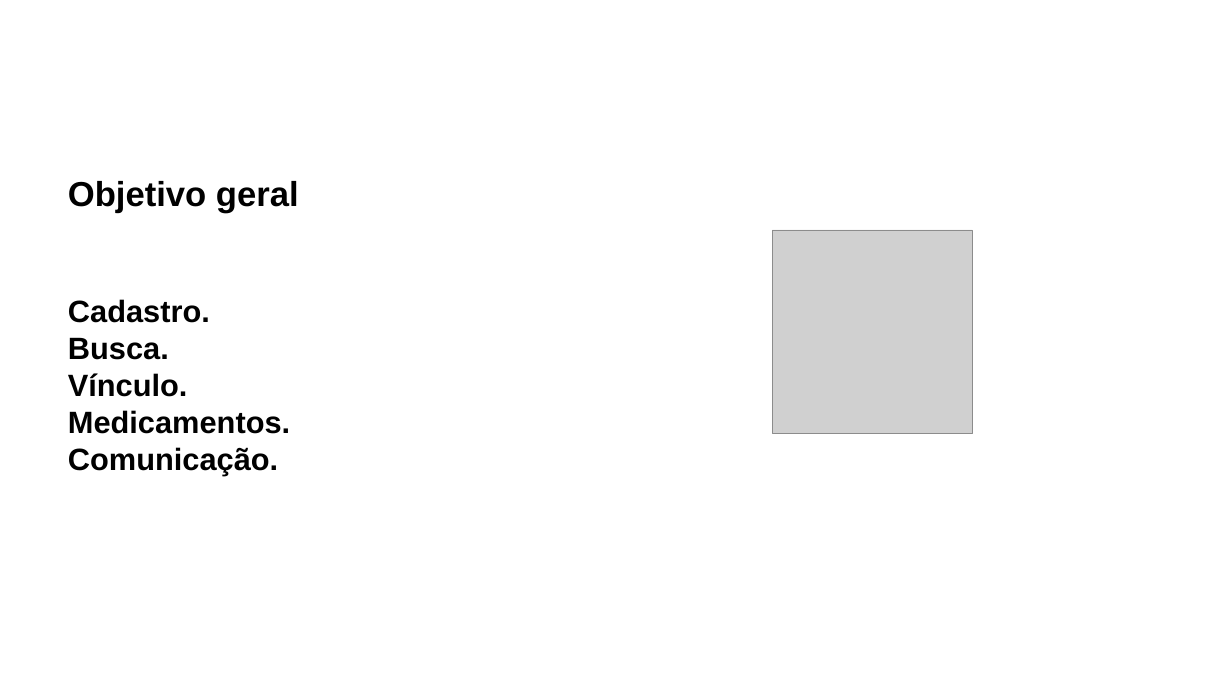
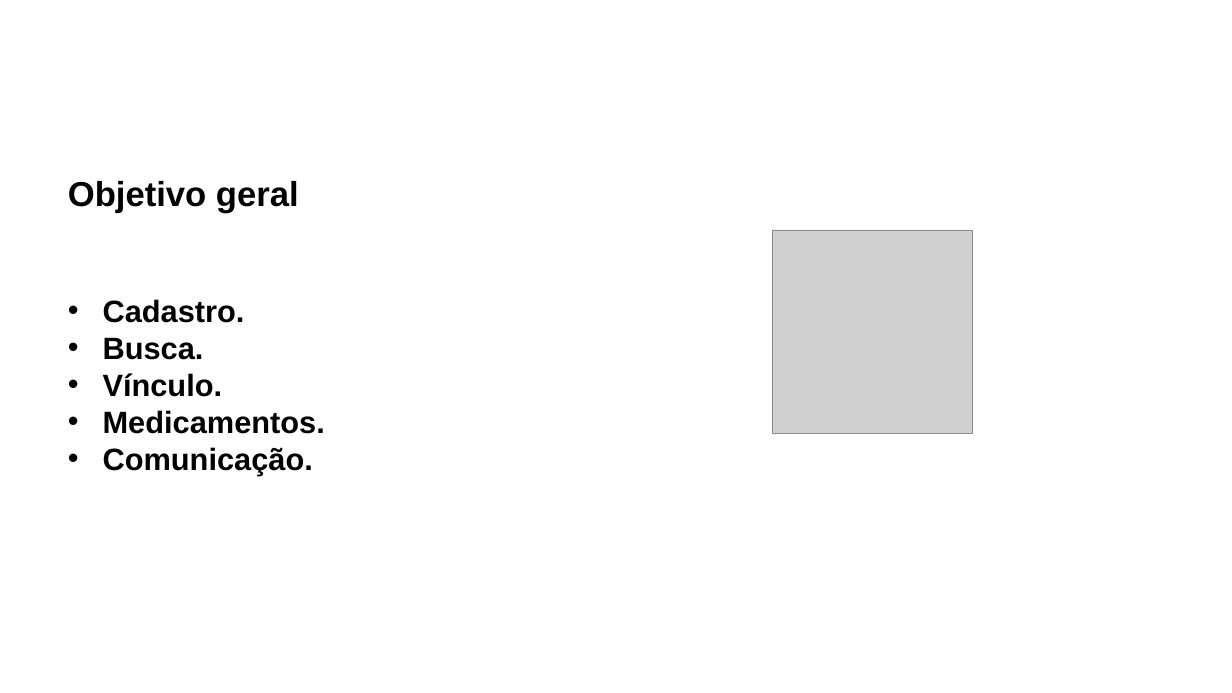
Before and after one commit to JoseAlfredo-afk/ElderConnect, a slide deck: slide 6 of Apresentacao/Faitec_2026_EldeConnect-Rev.pptx. Drawn at 1232x693 pixels with LibreOffice and Linux fonts; fonts in the diff are those of the drawing; grey boxes stand for pictures; background and template pictures are left out. Boxes give left, top, right and bottom in pixels: in the first picture for what was removed or moved away, otherwise in the second. Text is boxed around its words. In the diff, an @@ line names an element or a change of style, - is before the commit and + after.

```diff
--- a/Apresentacao/Faitec_2026_EldeConnect-Rev.pptx
+++ b/Apresentacao/Faitec_2026_EldeConnect-Rev.pptx
@@ text "Cadastro." at [103, 299, 325, 476]: bullet none to • @@
```
Also in this commit, not shown: 8 other slides changed, 2 other files.
